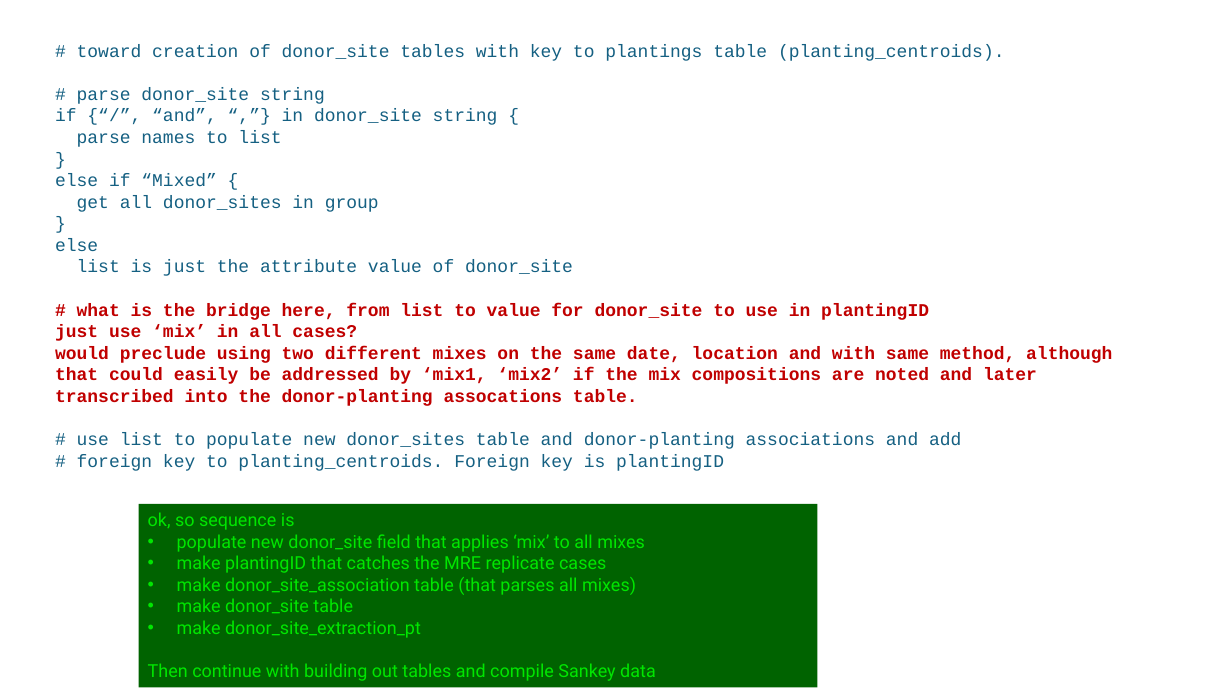
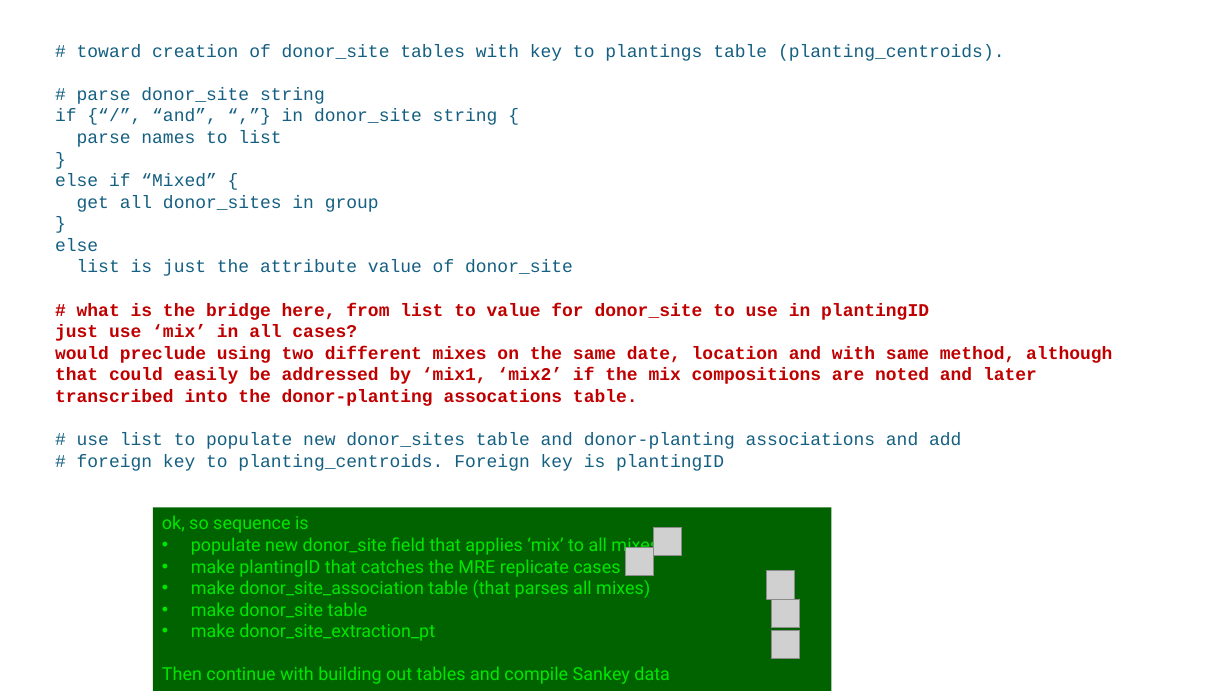
Before and after one commit to WA-Nearshore/seagrass-restoration-processing, a slide deck: slide 2 of docs/seagrass_restoration_storymap_notes.pptx. Drawn at 1232x693 pixels with LibreOffice and Linux fonts; fonts in the diff are those of the drawing; grey boxes stand for pictures. Boxes give left, top, right and bottom in pixels: in the first picture for what was removed or moved away, otherwise in the second. Text is boxed around its words. In the diff, an @@ line names an element or a change of style, - is before the commit and + after.

```diff
--- a/docs/seagrass_restoration_storymap_notes.pptx
+++ b/docs/seagrass_restoration_storymap_notes.pptx
@@ rectangle "ok, so sequence is": place and size @@
-rectangle "ok, so sequence is" at (139,504,818,688)
+rectangle "ok, so sequence is" at (152,507,832,691)
@@ picture added at (653,528,682,556) @@
@@ picture added at (626,548,654,577) @@
@@ picture added at (767,571,796,600) @@
@@ picture added at (772,599,800,628) @@
@@ picture added at (772,630,800,659) @@
```
Also in this commit, not shown: 1 other slide changed, 1 slide added, 3 other files.
